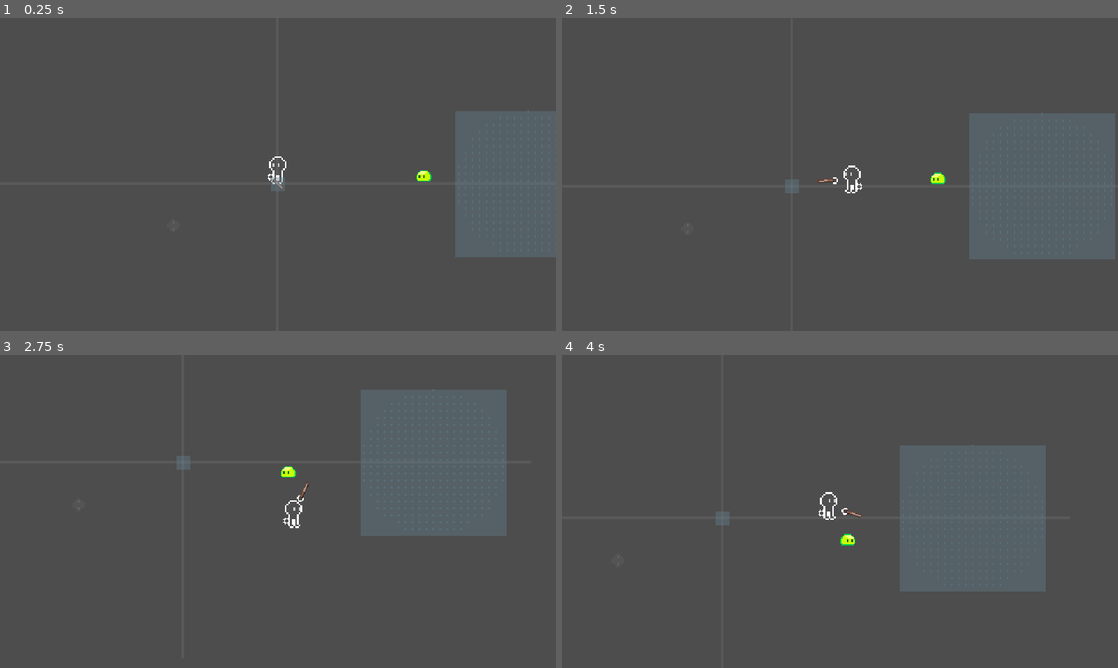
Above: before the commit, frames 1-4 (two rows, left to right).
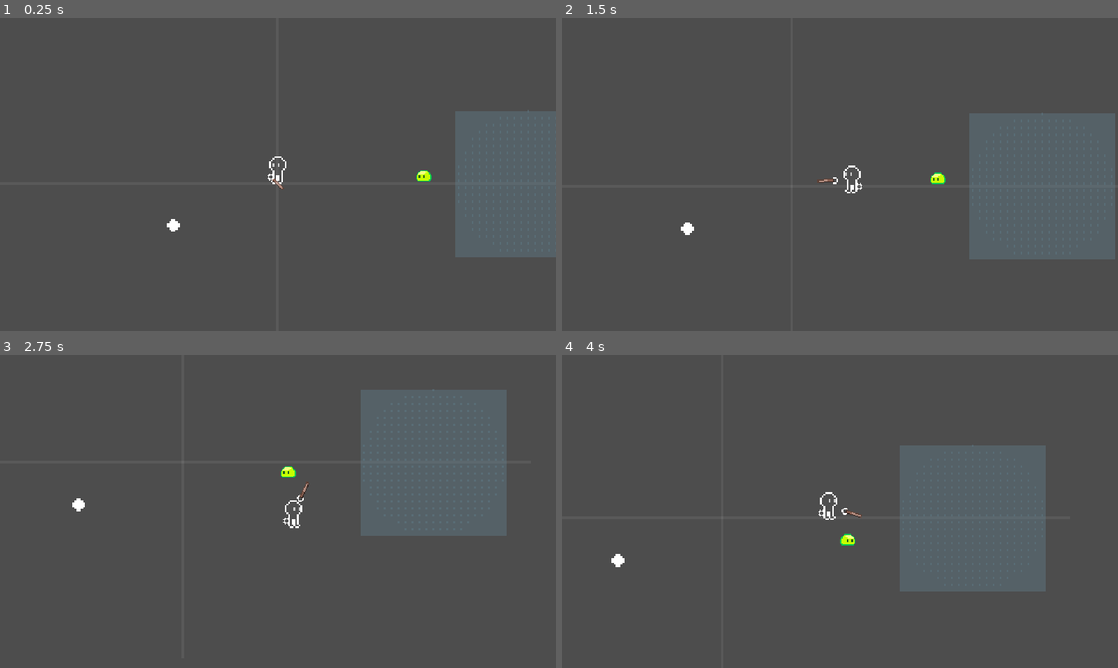
Above: after the commit, the same moments.

Repository: xharris/magicmissiles
Game: Godot game, scene res://game.tscn
Two runs of this game, one before a commit and one after it. Both use one fixed random seed, a clock stepped at 60 frames per second and the inputs below.
Inputs (mouse positions are in pixels of both pictures, inside the frame that each line leads up to):
- Up to frame 1 (0.25 s): no input
- Up to frame 2 (1.5 s): move the mouse to (962, 158) at 0.52 s; hold D (right) 0.53-1.28 s; click (962, 158) at 0.6 s; move the mouse to (728, 190) at 1.27 s; hold S (down) from 1.28 s (still down); click (728, 190) at 1.35 s
- Up to frame 3 (2.75 s): move the mouse to (333, 442) at 2.02 s; release S (down) at 2.03 s; hold D (right) from 2.03 s (still down); click (333, 442) at 2.1 s
- Up to frame 4 (4 s): move the mouse to (812, 574) at 2.77 s; release D (right) at 2.78 s; hold W (up) 2.78-3.53 s; click (812, 574) at 2.85 s; move the mouse to (1006, 558) at 3.52 s; hold A (left) from 3.53 s (still down); click (1006, 558) at 3.6 s

The runs differ from the first frame. In frame 1, 0.2% of the frame differs, in the area x 30-52%, y 50-69%; in frame 2, 0.1%; in frame 3, 0.1%; in frame 4, 0.1%.

Commit message:
adds magic transfer animation

Diff:
--- a/components/arms/arms.tscn
+++ b/components/arms/arms.tscn
@@ -246,7 +246,7 @@
 
 [sub_resource type="CapsuleShape2D" id="CapsuleShape2D_vyekd"]
 radius = 3.5355325
-height = 18.384779
+height = 31.112701
 
 [node name="Arms" type="Node2D" unique_id=1035988319]
 script = ExtResource("1_ia214")
@@ -295,11 +295,12 @@
 unique_name_in_owner = true
 position = Vector2(12, 0)
 
-[node name="MagicDest" parent="Base/ArmL/AnimatedArmL/HandL/Wand/WandTip" unique_id=156510821 instance=ExtResource("4_p4r30")]
-unique_name_in_owner = true
+[node name="MagicDest" parent="Base/ArmL/AnimatedArmL/HandL/Wand/WandTip" unique_id=156510821 node_paths=PackedStringArray("receive_target") instance=ExtResource("4_p4r30")]
+unique_name_in_owner = true
+receive_target = NodePath("..")
 
 [node name="CollisionShape2D" type="CollisionShape2D" parent="Base/ArmL/AnimatedArmL/HandL/Wand/WandTip/MagicDest" unique_id=1379977671]
-position = Vector2(5.0918846, 0.3639574)
+position = Vector2(11.455846, -0.34315038)
 rotation = 1.5707941
 scale = Vector2(0.99999994, 0.99999994)
 shape = SubResource("CapsuleShape2D_vyekd")
--- a/components/magic_transfer/dest/magic_dest.gd
+++ b/components/magic_transfer/dest/magic_dest.gd
@@ -4,12 +4,22 @@
 signal receive_started(magic: MagicConfig)
 signal receive_finished(magic: MagicConfig)
 
-var _receiving: Dictionary[MagicConfig, float]
+class Receiving:
+    var magic: MagicConfig
+    var dest: MagicDest
+    var source: MagicSrc
+    var time: float
+    var transfer: MagicTransfer
 
+    func update():
+        transfer.progress = time / source.transfer_duration
+
+@export var receive_target: Node2D
 var enabled: bool = false
 var magic: Array[MagicConfig]
 
-var _log = Logs.new("magic_dest", Logs.Level.DEBUG)
+var _log = Logs.new("magic_dest")#, Logs.Level.DEBUG)
+var _receiving: Dictionary[MagicConfig, Receiving]
 
 func _ready() -> void:
     area_entered.connect(_area_entered)
@@ -25,18 +35,27 @@
     if area is MagicSrc:
         if not _receiving.has(area.magic) and not magic.has(area.magic):
             _log.debug("receive magic start: %s" % [area.magic])
-            _receiving.set(area.magic, area.transfer_duration)
+            # show transfer progress
+            var recv = Receiving.new()
+            recv.magic = area.magic
+            recv.dest = self
+            recv.source = area
+            recv.time = 0
+            var target = self
+            if receive_target:
+                target = receive_target
+            recv.transfer = MagicTransfer.create(area.global_position, target, recv.magic)
+            _receiving.set(area.magic, recv)
             receive_started.emit(area.magic)
 
 func _process(delta: float) -> void:
     visible = enabled
-    for m in _receiving:
-        var time = _receiving.get(m, 0)
-        if time <= 0:
-            _receiving.erase(m)
-            magic.append(m)
-            _log.debug("receive magic finish: %s" % [m])
-            receive_finished.emit(m)
+    for recv: Receiving in _receiving.values():
+        recv.transfer.progress = recv.time / recv.magic.transfer_duration
+        if recv.time >= recv.magic.transfer_duration:
+            _receiving.erase(recv.magic)
+            magic.append(recv.magic)
+            _log.debug("receive magic finish: %s" % [recv.magic])
+            receive_finished.emit(recv.magic)
         else:
-            time -= delta
-            _receiving[m] = time
+            recv.time += delta
--- a/components/magic_transfer/magic_config.gd
+++ b/components/magic_transfer/magic_config.gd
@@ -6,3 +6,7 @@
 @export var on_ready_effects: Array[StatusEffect]
 ## applied to target on collision
 @export var on_hit_effects: Array[StatusEffect]
+
+@export_group("Transfer", "transfer_")
+@export var transfer_rotation_speed: float = 10
+@export var transfer_duration: float = 1
--- a/components/magic_transfer/src/magic_src.gd
+++ b/components/magic_transfer/src/magic_src.gd
@@ -2,4 +2,3 @@
 class_name MagicSrc
 
 @export var magic: MagicConfig
-@export var transfer_duration: float = 1
--- /dev/null
+++ b/components/magic_transfer/transfer/magic_transfer.gd
@@ -0,0 +1,29 @@
+extends Node2D
+class_name MagicTransfer
+
+const SCENE = preload("res://components/magic_transfer/transfer/magic_transfer.tscn")
+
+static func create(start_position: Vector2, target: Node2D, magic: MagicConfig) -> MagicTransfer:
+    var me = MagicTransfer.SCENE.instantiate()
+    me._start_position = start_position
+    me.target = target
+    me._magic = magic
+    Events.entity_created.emit(me)
+    return me
+
+var target: Node2D
+var progress: float
+
+var _animation_position: Vector2
+var _start_position: Vector2
+var _magic: MagicConfig
+
+func _ready() -> void:
+    global_position = _start_position
+    _animation_position = _start_position - target.global_position
+
+func _process(delta: float) -> void:
+    # rotate around target position while closing in
+    _animation_position = _animation_position.rotated(delta * _magic.transfer_rotation_speed)
+    var max_length = (target.global_position - _start_position).length()
+    global_position = target.global_position + (_animation_position.normalized() * lerpf(max_length, 0, progress))
--- /dev/null
+++ b/components/magic_transfer/transfer/magic_transfer.tscn
@@ -0,0 +1,29 @@
+[gd_scene format=3 uid="uid://bowheh3oj227i"]
+
+[ext_resource type="Script" uid="uid://1s50jis5m3dr" path="res://components/magic_transfer/transfer/magic_transfer.gd" id="1_d2bpw"]
+[ext_resource type="Texture2D" uid="uid://bp7atejjkmgbv" path="res://entities/magic/magic_missile_bare.png" id="1_refcn"]
+[ext_resource type="PackedScene" uid="uid://bxm55vrlk1q2q" path="res://components/vfx/vfx.tscn" id="2_4gpub"]
+[ext_resource type="Script" uid="uid://d4gi0xblvwguj" path="res://components/vfx/vfx_config.gd" id="3_d2bpw"]
+
+[sub_resource type="Curve" id="Curve_4gpub"]
+_data = [Vector2(0, 1), 0.0, -1.0, 0, 1, Vector2(1, 0), -1.0, 0.0, 1, 0]
+point_count = 2
+metadata/_snap_enabled = true
+
+[sub_resource type="Resource" id="Resource_ct6ef"]
+script = ExtResource("3_d2bpw")
+line_width = 2.0
+line_max_points = 3
+line_width_curve = SubResource("Curve_4gpub")
+metadata/_custom_type_script = "uid://d4gi0xblvwguj"
+
+[node name="MagicTransfer" type="Node2D" unique_id=200391456]
+editor_description = "Animated effect to show magic transfer progress"
+script = ExtResource("1_d2bpw")
+
+[node name="Sprite2D" type="Sprite2D" parent="." unique_id=1513615291]
+scale = Vector2(3, 3)
+texture = ExtResource("1_refcn")
+
+[node name="Vfx" parent="." unique_id=317326198 instance=ExtResource("2_4gpub")]
+config = SubResource("Resource_ct6ef")
--- a/levels/dev/dev.tscn
+++ b/levels/dev/dev.tscn
@@ -25,13 +25,12 @@
 [node name="Slime" parent="." unique_id=85275103 instance=ExtResource("2_x24ml")]
 position = Vector2(336, -16)
 
+[node name="Campfire" parent="." unique_id=1682679037 instance=ExtResource("6_0qlot")]
+position = Vector2(-240, 96)
+
 [node name="PatrolArea" parent="." unique_id=1003190847 instance=ExtResource("5_qf2dv")]
 
 [node name="CollisionShape2D" type="CollisionShape2D" parent="PatrolArea" unique_id=68733950]
 modulate = Color(1, 1, 1, 0.2)
 position = Vector2(576, 0)
 shape = SubResource("CircleShape2D_qf2dv")
-
-[node name="Campfire" parent="PatrolArea" unique_id=1682679037 instance=ExtResource("6_0qlot")]
-modulate = Color(1, 1, 1, 0.2)
-position = Vector2(-240, 96)
--- a/resources/magic_config/magic_missile.tres
+++ b/resources/magic_config/magic_missile.tres
@@ -8,7 +8,6 @@
 
 [resource]
 script = ExtResource("1_5bins")
-piercing = false
 on_ready_effects = Array[ExtResource("1_pjbhv")]([ExtResource("4_wc7ec")])
 on_hit_effects = Array[ExtResource("1_pjbhv")]([ExtResource("3_wc7ec"), ExtResource("3_ns4xr")])
 metadata/_custom_type_script = "uid://bo8a4oocqe1d0"
Not shown, added: components/magic_transfer/transfer/magic_transfer.gd.uid
